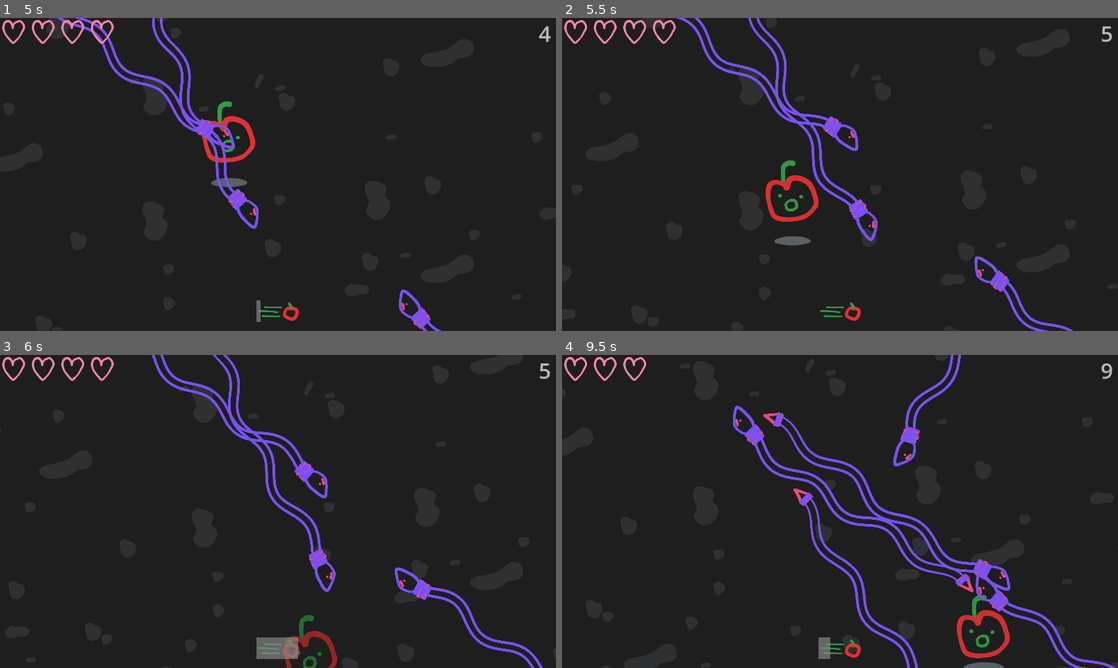
Above: before the commit, frames 1-4 (two rows, left to right).
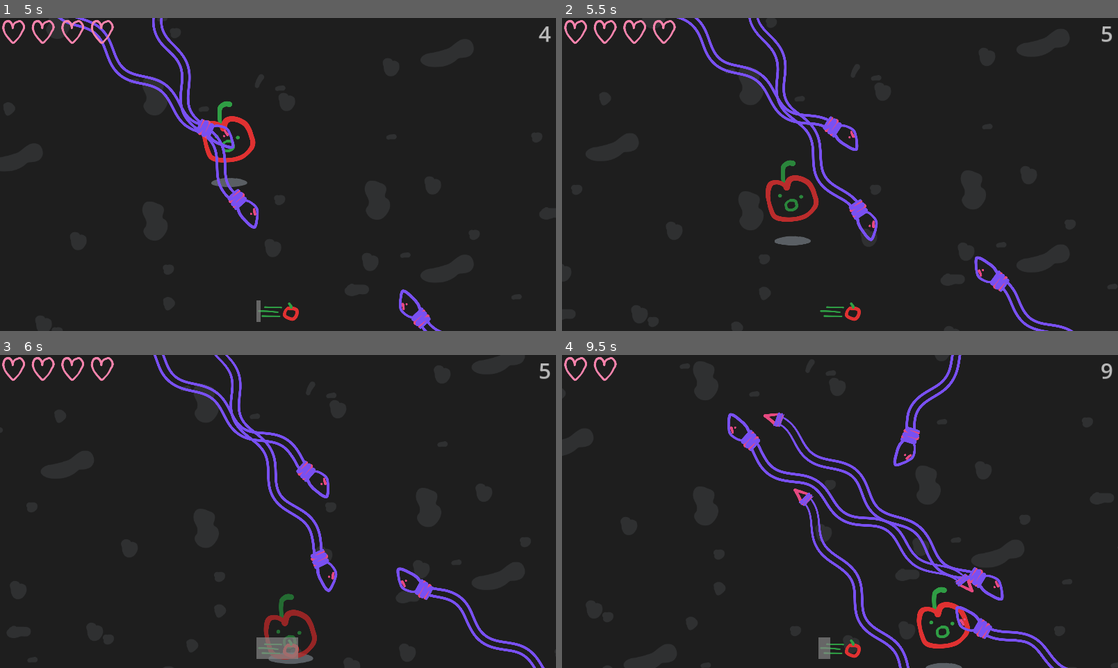
Above: after the commit, the same moments.

Repository: CactiChameleon9/GMTK-2023
Game: Godot game, scene res://Scenes/Main.tscn
Same seed, same stepped clock (60 frames per second), same inputs: the game is played once before the commit and once after it.
Inputs:
- Up to frame 1 (5 s): tap Enter (ui_accept) at 0.5, 0.6, 0.77, 1.07, 1.35, 1.52, 1.82, 2.1, 2.85, 3.02, 3.32, 3.6, 3.77, 4.07, 4.35, 4.52, 4.82 s; hold Right (ui_right) 0.53-1.28 s; hold Down (ui_down) 1.28-2.03 s; hold Right (ui_right) 2.03-2.78 s; hold Up (ui_up) 2.78-3.53 s; hold Left (ui_left) from 3.53 s (still down)
- Up to frame 2 (5.5 s): release Left (ui_left) at 5.03 s; hold Down (ui_down) from 5.03 s (still down); tap Enter (ui_accept) at 5.1 s
- Up to frame 3 (6 s): release Down (ui_down) at 5.78 s; hold Right (ui_right) from 5.78 s (still down); tap Enter (ui_accept) at 5.85 s
- Up to frame 4 (9.5 s): tap Enter (ui_accept) at 6.02, 6.32, 6.6, 6.77, 7.07, 7.35, 7.52, 7.82, 8.1, 8.85, 9.02, 9.32 s; release Right (ui_right) at 6.53 s; hold Up (ui_up) 6.53-7.28 s; hold Right (ui_right) 7.28-8.03 s; hold Down (ui_down) 8.03-8.78 s; hold Left (ui_left) from 8.78 s (still down)

Frame 1 is identical in both runs. In frame 2, 0.4% of the frame differs, in the area x 36-47%, y 50-66%; in frame 3, 3.2%; in frame 4, 5.5%, in the area x 11-100%, y 0-100%.

Commit message:
Finalise details and sound

Diff:
--- a/Nodes/Character.gd
+++ b/Nodes/Character.gd
@@ -16,7 +16,7 @@
 @onready var _shadow_sprite = $Shadow
 var _shadow_size_change: float = 0.2
 
-@onready var _collision_shape = $CollisionShape2D
+@onready var _dash_audio = $DashAudioPlayer
 
 var _walking: bool = false
 var _bouncing: bool = false
@@ -25,7 +25,7 @@
 var _acceleration: float = 4500
 var _max_speed: float = 400
 var _resistance: float = 3000
-var _dash_speed: float = 1800
+var _dash_speed: float = 1200
 
 var _can_dash: bool = true
 var _dashing: bool = false
@@ -123,6 +123,8 @@
 		# Set the velocity to the dash speed (in the right direction)
 		velocity = velocity.normalized() * _dash_speed
 
+		_dash_audio.play()
+
 	# Dashed finished
 	if _dashing and velocity.length() <= _max_speed:
 		# Set the dashed/dashing infos
@@ -131,27 +133,27 @@
 
 
 func _damage_immunity(hurt: bool = false):
-		# Disable collisions
-		_can_take_damage = false
+	# Disable collisions
+	_can_take_damage = false
 
-		if hurt: _character_sprite.texture = hurt_sprite
+	if hurt: _character_sprite.texture = hurt_sprite
 
-		# Tween transparency
-		var tween := create_tween() \
-					.set_ease(Tween.EASE_IN_OUT) \
-					.set_trans(Tween.TRANS_SINE)
-		tween.tween_property(_character_sprite, "modulate", Color(1, 1, 1, 1), 0.2)
-		tween.tween_property(_character_sprite, "modulate", Color(.9, .9, .9, .8), 0.3)
-		tween.tween_property(_character_sprite, "modulate", Color(1, 1, 1, 1), 0.2)
-		tween.tween_property(_character_sprite, "modulate", Color(.9, .9, .9, .8), 0.3)
-		tween.tween_property(_character_sprite, "modulate", Color(1, 1, 1, 1), 0.2)
+	# Tween transparency
+	var tween := create_tween() \
+				.set_ease(Tween.EASE_IN_OUT) \
+				.set_trans(Tween.TRANS_SINE)
+	tween.tween_property(_character_sprite, "modulate", Color(1, 1, 1, 1), 0.2)
+	tween.tween_property(_character_sprite, "modulate", Color(.9, .9, .9, .8), 0.3)
+	tween.tween_property(_character_sprite, "modulate", Color(1, 1, 1, 1), 0.2)
+	tween.tween_property(_character_sprite, "modulate", Color(.9, .9, .9, .8), 0.3)
+	tween.tween_property(_character_sprite, "modulate", Color(1, 1, 1, 1), 0.2)
 
-		await tween.finished
+	await tween.finished
 
-		if hurt: _character_sprite.texture = normal_sprite
+	if hurt: _character_sprite.texture = normal_sprite
 
-		# Enable collisions
-		_can_take_damage = true
+	# Enable collisions
+	_can_take_damage = true
 
 
 func _enable_dash():
@@ -171,7 +173,8 @@
 	if lives <= 0:
 		death.emit()
 		_character_sprite.texture = dead_sprite
-
+		set_process(false)
+		set_physics_process(false)
 	# Otherwise grant immunity
 	else:
 		_damage_immunity(true)
--- a/Nodes/Character.tscn
+++ b/Nodes/Character.tscn
@@ -1,10 +1,11 @@
-[gd_scene load_steps=7 format=3 uid="uid://cqq1jkvlj40eq"]
+[gd_scene load_steps=8 format=3 uid="uid://cqq1jkvlj40eq"]
 
 [ext_resource type="Texture2D" uid="uid://b7dip4x18f5h2" path="res://Assets/Apple.svg" id="1_l1exi"]
 [ext_resource type="Script" path="res://Nodes/Character.gd" id="1_nca3p"]
 [ext_resource type="Texture2D" uid="uid://cve2uvf85obbb" path="res://Assets/Shadow.svg" id="2_qjkah"]
 [ext_resource type="Texture2D" uid="uid://bsi2qh0mfbqb0" path="res://Assets/AppleDead.svg" id="2_uftwg"]
 [ext_resource type="Texture2D" uid="uid://crrndlspiy4pv" path="res://Assets/AppleHurt.svg" id="3_a1fvu"]
+[ext_resource type="AudioStream" uid="uid://cl05qhxfsarhy" path="res://Assets/Dash.wav" id="6_bkb3r"]
 
 [sub_resource type="CapsuleShape2D" id="CapsuleShape2D_3skis"]
 radius = 44.0
@@ -32,3 +33,7 @@
 position = Vector2(-2.75, -31.25)
 scale = Vector2(0.5, 0.5)
 texture = ExtResource("1_l1exi")
+
+[node name="DashAudioPlayer" type="AudioStreamPlayer" parent="."]
+stream = ExtResource("6_bkb3r")
+volume_db = -6.656
--- a/Nodes/DashIndicator.gd
+++ b/Nodes/DashIndicator.gd
@@ -17,3 +17,12 @@
 	tween.tween_property($FadeShapeControl, "split_offset", 0, dash_reset_time)
 
 	tween.connect("finished", func(): can_dash.emit())
+
+
+func _disable_indicator():
+	var tween := create_tween() \
+		.set_ease(Tween.EASE_IN) \
+		.set_trans(Tween.TRANS_CUBIC)
+
+	tween.tween_property(self, "modulate", Color(0,0,0,0), 0.25)
+	hide()
--- a/Nodes/Snake.gd
+++ b/Nodes/Snake.gd
@@ -38,6 +38,8 @@
 	_update_head_position()
 	if _frame == 0:
 		_add_collisions()
+
+	check_for_collisions()
 
 func _turn_toward_goal(delta):
 	var change = target_location - $Head.global_position
@@ -118,12 +120,13 @@
 	var prev_point: Vector2 = $Body.get_point_position($Body.get_point_count() - 2)
 	# Move the head collision so that it stays with the head
 	$%HeadCollision.position += $Head.position - prev_point
-	$%HeadCollision.rotation = $Head.rotation + PI/2
+	$%HeadCollision.rotation = $Head.rotation
 
 
-func _on_kill_area_entered(body: Node):
-	if body.has_method("die"):
-		body.die()
+func check_for_collisions():
+	for body in $KillArea.get_overlapping_bodies():
+		if body.has_method("die"):
+			body.die()
 
 
 # https://www.gmlscripts.com/script/angle_difference
--- a/Nodes/Snake.tscn
+++ b/Nodes/Snake.tscn
@@ -1,14 +1,10 @@
-[gd_scene load_steps=7 format=3 uid="uid://c1ekdfvee512s"]
+[gd_scene load_steps=6 format=3 uid="uid://c1ekdfvee512s"]
 
 [ext_resource type="Texture2D" uid="uid://cj7mcaen2h14s" path="res://Assets/SnakeTongue.svg" id="1_7s1kg"]
 [ext_resource type="Script" path="res://Nodes/Snake.gd" id="1_30n2b"]
 [ext_resource type="Texture2D" uid="uid://b1031d8vndg0f" path="res://Assets/SnakeBody.svg" id="1_ef752"]
 [ext_resource type="Texture2D" uid="uid://drp6uku16h25f" path="res://Assets/SnakeHead.svg" id="2_nmtsr"]
 [ext_resource type="Texture2D" uid="uid://c6rye8cpgjvxu" path="res://Assets/SnakeTail.svg" id="4_oaq8w"]
-
-[sub_resource type="CapsuleShape2D" id="CapsuleShape2D_5631g"]
-radius = 32.0
-height = 116.0
 
 [node name="Snake" type="Node2D" groups=["snake"]]
 position = Vector2(400, 500)
@@ -33,12 +29,9 @@
 [node name="KillArea" type="Area2D" parent="."]
 unique_name_in_owner = true
 
-[node name="HeadCollision" type="CollisionShape2D" parent="KillArea"]
+[node name="HeadCollision" type="CollisionPolygon2D" parent="KillArea"]
 unique_name_in_owner = true
-position = Vector2(40, -4)
-rotation = 1.5708
-scale = Vector2(0.5, 0.5)
-shape = SubResource("CapsuleShape2D_5631g")
+polygon = PackedVector2Array(1, 0, 15, -15, 38, -21, 61, -13, 70, 0, 62, 10, 41, 13, 17, 13)
 
 [node name="Head" type="CharacterBody2D" parent="."]
 motion_mode = 1
@@ -47,5 +40,3 @@
 scale = Vector2(0.5, 0.5)
 texture = ExtResource("2_nmtsr")
 offset = Vector2(64, -10)
-
-[connection signal="body_entered" from="KillArea" to="." method="_on_kill_area_entered"]
--- a/Scenes/Main.tscn
+++ b/Scenes/Main.tscn
@@ -6,6 +6,7 @@
 [ext_resource type="Script" path="res://Nodes/LivesHBox.gd" id="4_rq326"]
 [ext_resource type="Texture2D" uid="uid://domb3k8lrj1ue" path="res://Assets/UI/Heart.svg" id="4_v55nr"]
 [ext_resource type="PackedScene" uid="uid://5d4s1fhmn6bw" path="res://Nodes/DashIndicator.tscn" id="6_y3pdk"]
+[ext_resource type="AudioStream" uid="uid://b4qj8w0ncxaug" path="res://Assets/Mega Hyper Ultrastorm.mp3" id="7_hsyek"]
 
 [sub_resource type="RectangleShape2D" id="RectangleShape2D_ejdx6"]
 size = Vector2(128, 1008)
@@ -137,8 +138,13 @@
 rotation = 3.14159
 progress = 4473.88
 
+[node name="BackgroundMusicPlayer" type="AudioStreamPlayer" parent="."]
+stream = ExtResource("7_hsyek")
+autoplay = true
+
 [connection signal="area_exited" from="SnakeDetector" to="." method="_on_snake_detector_body_exited"]
 [connection signal="dashed" from="Character" to="UICanvasLayer/UI/DashIndicator" method="_dashed"]
 [connection signal="death" from="Character" to="." method="_character_death" flags=6]
+[connection signal="death" from="Character" to="UICanvasLayer/UI/DashIndicator" method="_disable_indicator"]
 [connection signal="live_changed" from="Character" to="UICanvasLayer/UI/LivesHBox" method="_lives_updated"]
 [connection signal="can_dash" from="UICanvasLayer/UI/DashIndicator" to="Character" method="_enable_dash"]
Not shown: 1 places in Scenes/Main.tscn that only renumber resources
